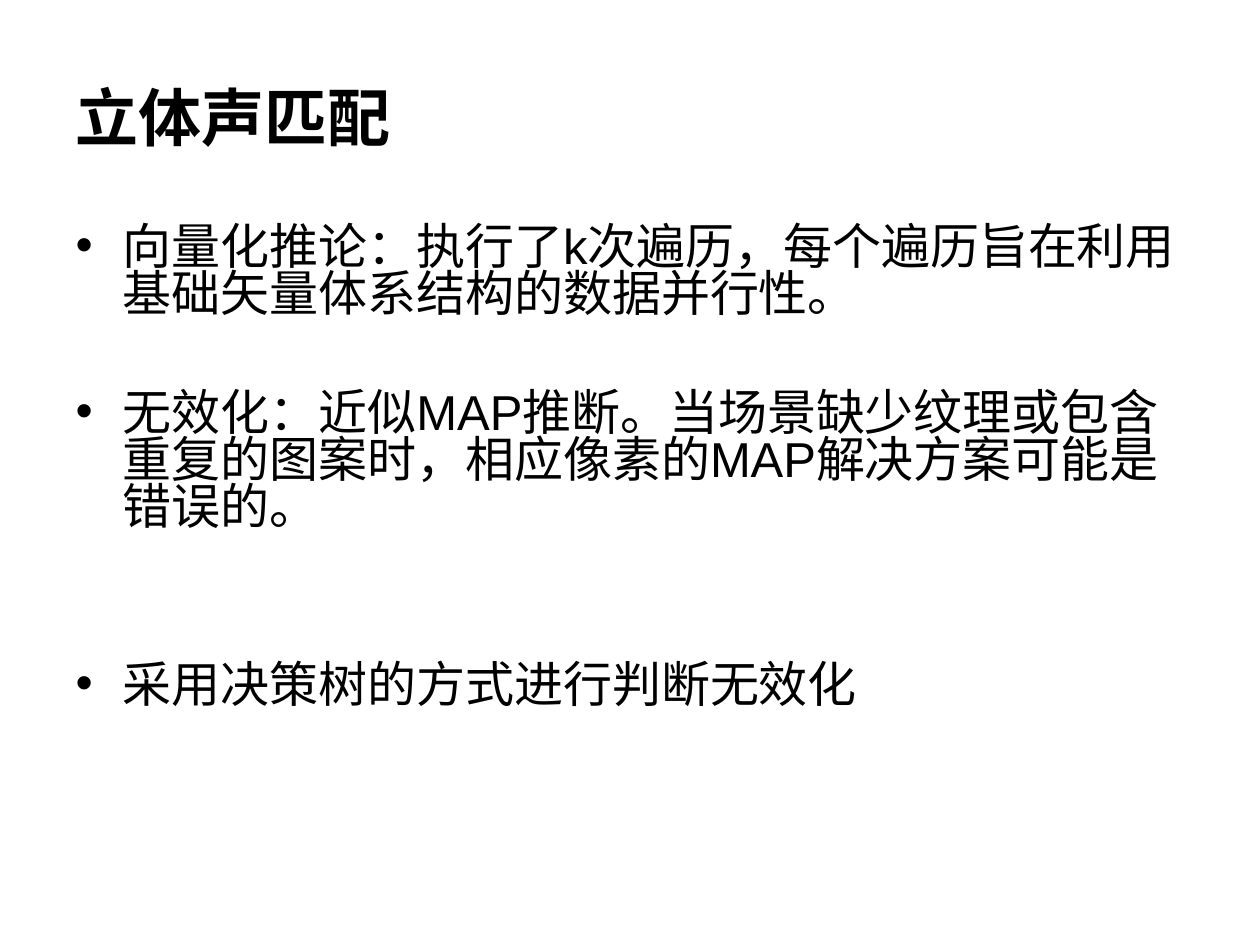
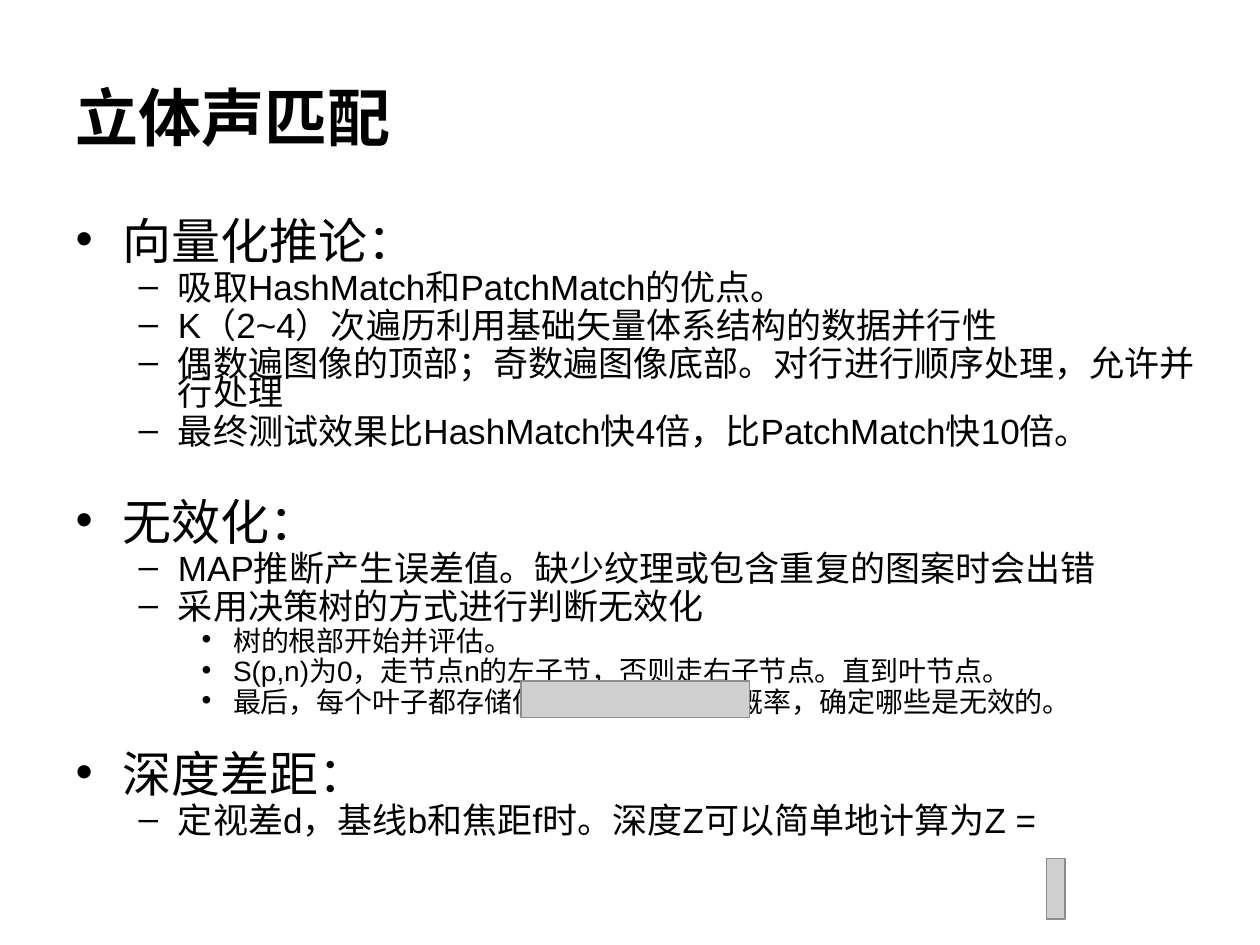
Before and after one commit to 5lyTher1n/graphics2019, a slide deck: slide 6 of 21960540侯保蕾/读书报告/读书报告.ppt. Drawn at 1260x945 pixels with LibreOffice and Linux fonts; fonts in the diff are those of the drawing; grey boxes stand for pictures; background and template pictures are left out. Boxes give left, top, right and bottom in pixels: in the first picture for what was removed or moved away, otherwise in the second. Text is boxed around its words. In the diff, an @@ line names an element or a change of style, - is before the commit and + after.

```diff
--- a/21960540侯保蕾/读书报告/读书报告.ppt
+++ b/21960540侯保蕾/读书报告/读书报告.ppt
@@ text at (123,218,1195,584): text changed; size 28 to 20 pt @@
-• 向量化推论：执行了k次遍历，每个遍历旨在利用基础矢量体系结构的数据并行性。
-• 无效化：近似MAP推断。当场景缺少纹理或包含重复的图案时，相应像素的MAP解决方案可能是错误的。
+• 向量化推论：
+  – 吸取HashMatch和PatchMatch的优点。
+  – K（2~4）次遍历利用基础矢量体系结构的数据并行性
+  – 偶数遍图像的顶部；奇数遍图像底部。对行进行顺序处理，允许并行处理
+  – 最终测试效果比HashMatch快4倍，比PatchMatch快10倍。
+• 无效化：
+  – MAP推断产生误差值。缺少纹理或包含重复的图案时会出错
@@ text at (178,589,704,629): size 28 to 20 pt in "采用决策树的方式进行判断无效化"; bullet • to –; list level 1 to 2 in "采用决策树的方式进行判断无效化"; line spacing 0.8 to 0.7 @@
@@ text at (123,627,1071,837): paragraphs added @@
+    • 树的根部开始并评估。
+    • S(p,n)为0，走节点n的左子节，否则走右子节点。直到叶节点。
+    • 最后，每个叶子都存储像素有效或无效的概率，确定哪些是无效的。
+• 深度差距：
+  – 定视差d，基线b和焦距f时。深度Z可以简单地计算为Z =
@@ picture added at (520,680,748,717) @@
@@ picture added at (1047,858,1066,919) @@
```
Also in this commit, not shown: 7 other slides changed, 1 slide added, 35 other files.
